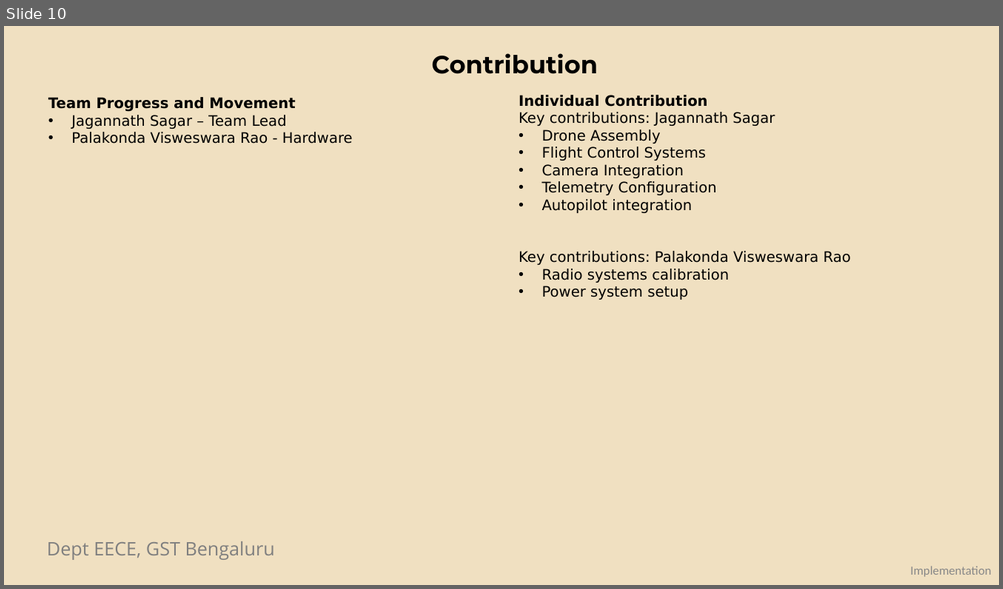
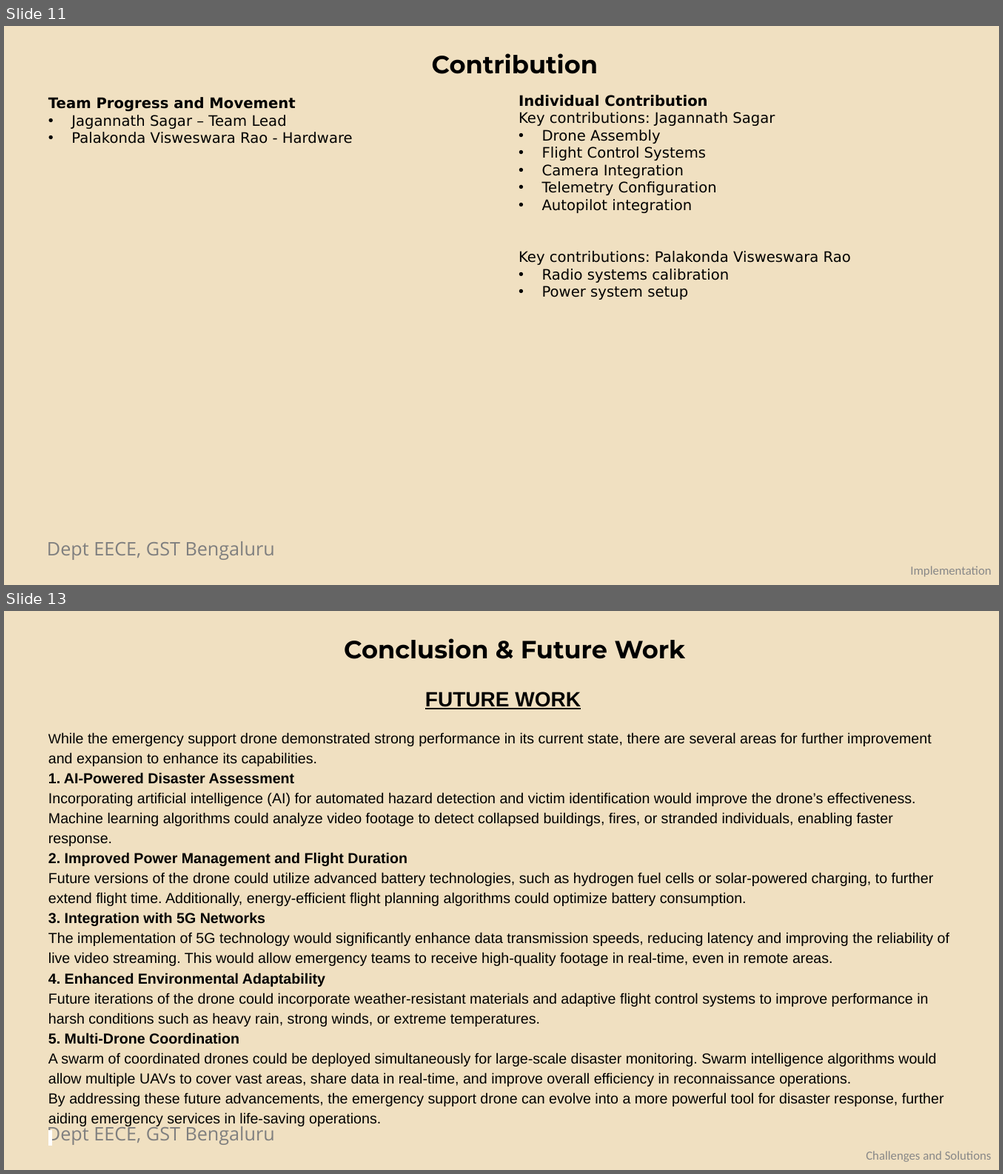
Before and after one commit to KJ-Sagar/Capstone-Project, a slide deck: Updated_Emergency_Drone_Presentation.pptx. Shown one above the other, each under a label of ours: slide 10 before the commit, slides 11 and 13 after it; the slides between them are not shown. The pictures are 1003x589 and 1003x1174 pixels, drawn with LibreOffice and Linux fonts; fonts in the diff are those of the drawing; background and template pictures are left out. Boxes give left, top, right and bottom in pixels: in the first picture for what was removed or moved away, otherwise in the second. Text is boxed around its words. In the diff, an @@ line names an element or a change of style, - is before the commit and + after.

```diff
--- a/Updated_Emergency_Drone_Presentation.pptx
+++ b/Updated_Emergency_Drone_Presentation.pptx
@@ slide 13 added at (x1=4, y1=611, x2=999, y2=1170), background #F0E0C1; not listed: 1 template element that a slide beside it also shows @@
@@ text added at (x1=344, y1=638, x2=686, y2=659), 24 pt, text #000000, bold @@
+Conclusion & Future Work
@@ text added at (x1=48, y1=692, x2=949, y2=1127), 14 pt, text #000000 @@
+FUTURE WORK
+While the emergency support drone demonstrated strong performance in its current state, there are several areas for further improvement and expansion to enhance its capabilities.
+1. AI-Powered Disaster Assessment
+Incorporating artificial intelligence (AI) for automated hazard detection and victim identification would improve the drone’s effectiveness. Machine learning algorithms could analyze video footage to detect collapsed buildings, fires, or stranded individuals, enabling faster response.
+2. Improved Power Management and Flight Duration
+Future versions of the drone could utilize advanced battery technologies, such as hydrogen fuel cells or solar-powered charging, to further extend flight time. Additionally, energy-efficient flight planning algorithms could optimize battery consumption.
+3. Integration with 5G Networks
+The implementation of 5G technology would significantly enhance data transmission speeds, reducing latency and improving the reliability of live video streaming. This would allow emergency teams to receive high-quality footage in real-time, even in remote areas.
+4. Enhanced Environmental Adaptability
+Future iterations of the drone could incorporate weather-resistant materials and adaptive flight control systems to improve performance in harsh conditions such as heavy rain, strong winds, or extreme temperatures.
+5. Multi-Drone Coordination
+A swarm of coordinated drones could be deployed simultaneously for large-scale disaster monitoring. Swarm intelligence algorithms would allow multiple UAVs to cover vast areas, share data in real-time, and improve overall efficiency in reconnaissance operations.
+By addressing these future advancements, the emergency support drone can evolve into a more powerful tool for disaster response, further aiding emergency services in life-saving operations.
@@ text added at (x1=865, y1=1151, x2=991, y2=1162), 12 pt, text #888888 @@
+Challenges and Solutions
@@ what was slide 10 is now slide 11 @@
```
Also in this commit, not shown: 6 slides changed, 4 other slides added, 2 slides removed, 3 other files.
